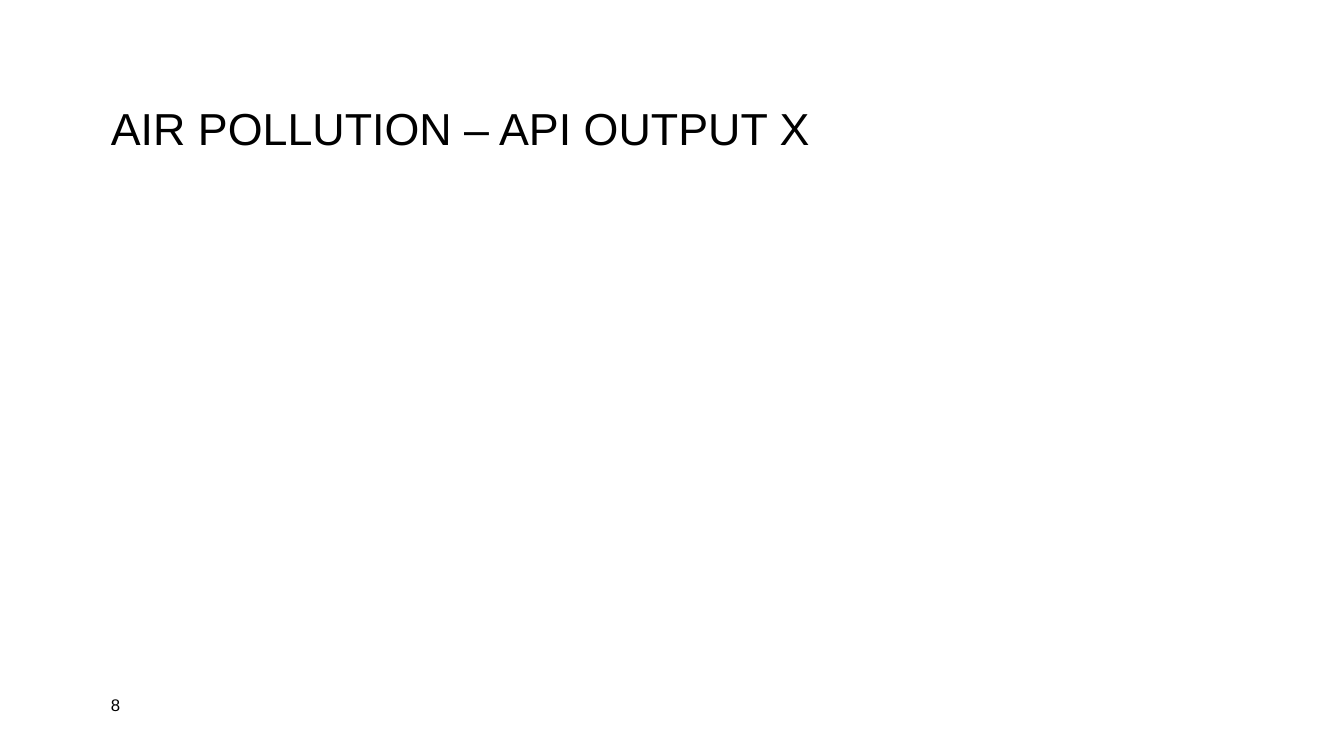
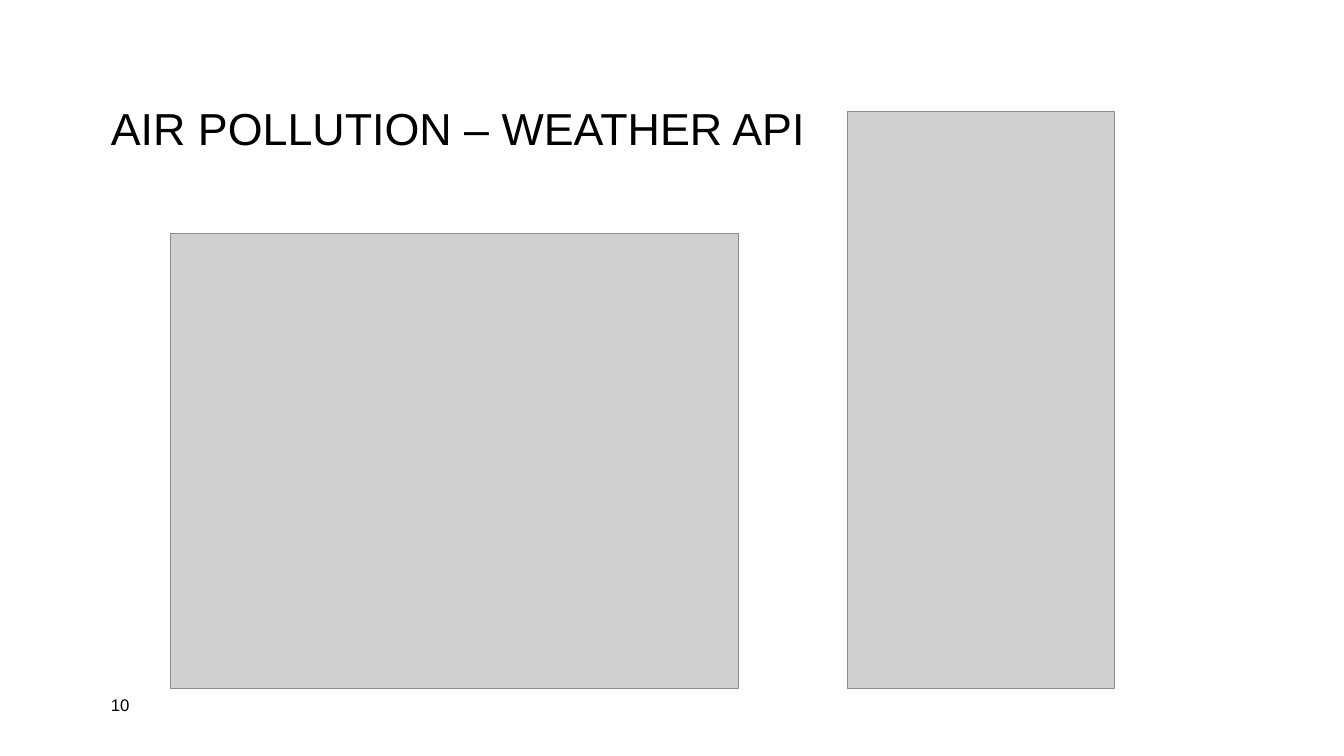
Before and after one commit to lennartklose96/DataScienceProject, a slide deck: slide 10 of Data-Science-Project2Präsi.pptx (slide 8 before the commit). Drawn at 1344x756 pixels with LibreOffice and Linux fonts; fonts in the diff are those of the drawing; grey boxes stand for pictures; background and template pictures are left out. Boxes give left, top, right and bottom in pixels: in the first picture for what was removed or moved away, otherwise in the second. Text is boxed around its words. In the diff, an @@ line names an element or a change of style, - is before the commit and + after.

```diff
--- a/Data-Science-Project2Präsi.pptx
+++ b/Data-Science-Project2Präsi.pptx
@@ title at (111, 113, 804, 146): text changed @@
-AIR POLLUTION – API OUTPUT X
+AIR POLLUTION – WEATHER API
@@ picture added at (847, 112, 1114, 689) @@
@@ picture added at (170, 233, 739, 689) @@
@@ page number at (111, 699, 130, 711): text changed @@
-8
+10
```
Also in this commit, not shown: 6 other slides changed, 4 slides added, 6 other files.
